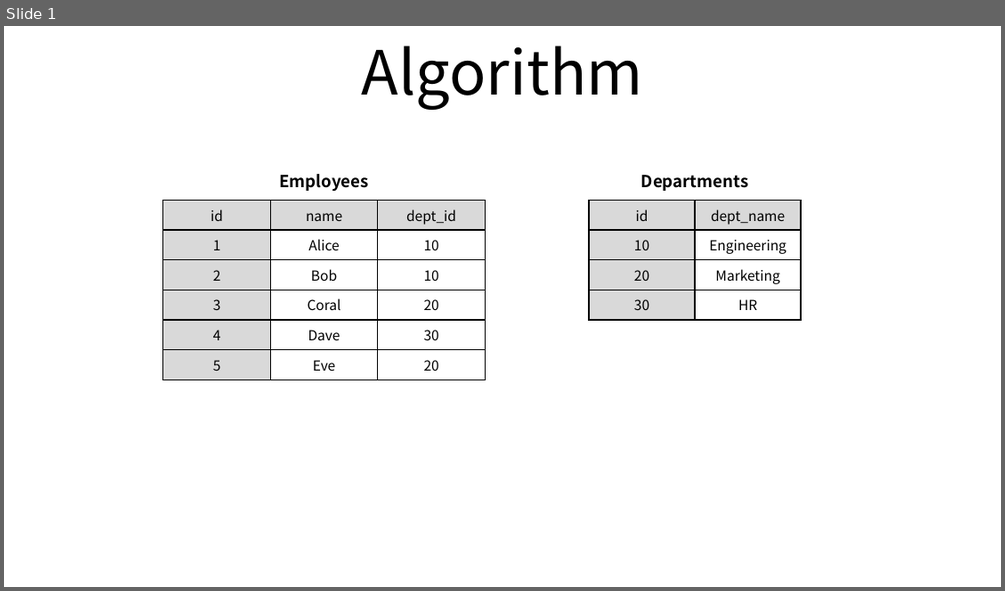
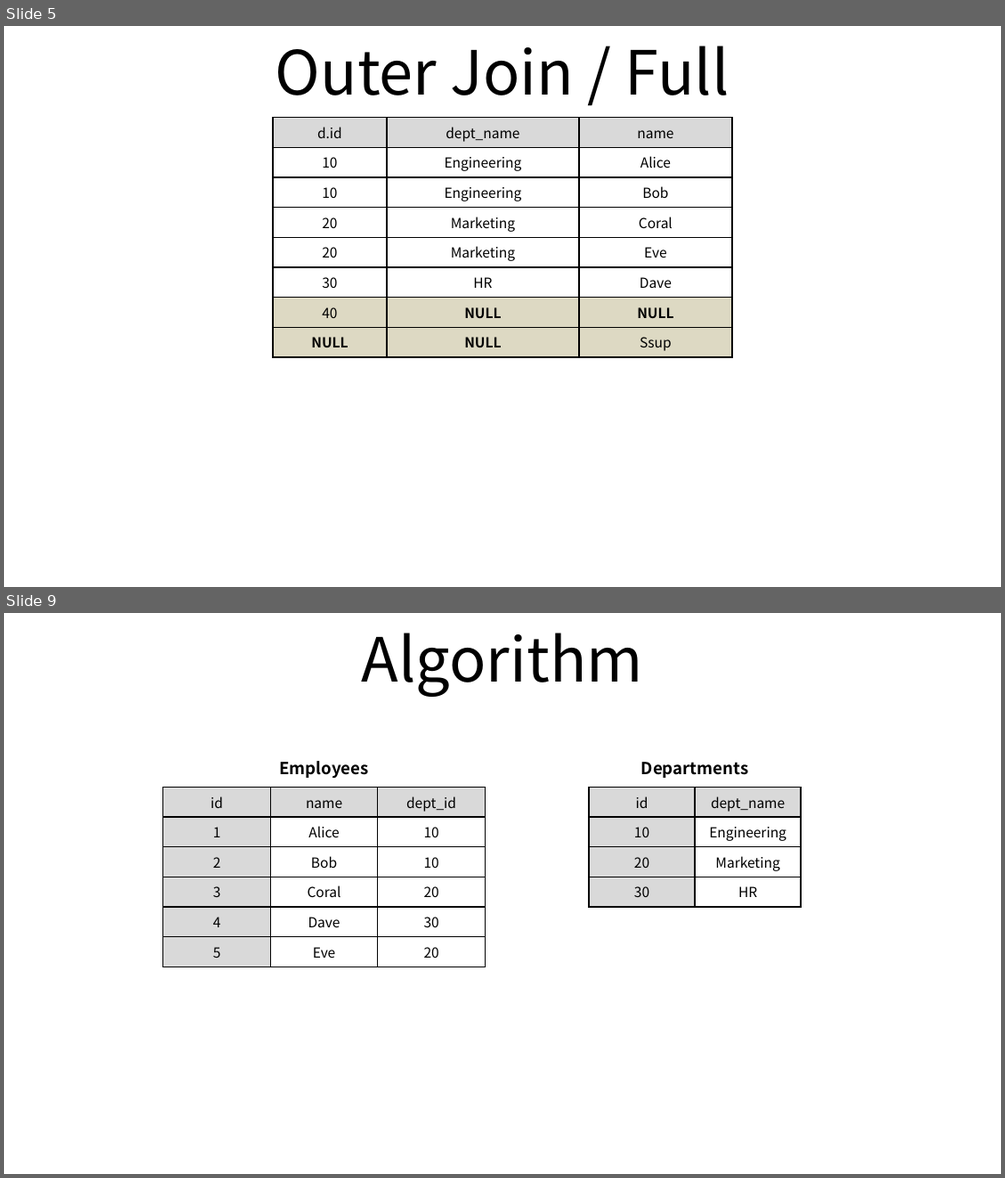
Before and after one commit to ssup2/blog-software, a slide deck: content/docs/theory-analysis/db-join/images/images.pptx. Shown one above the other, each under a label of ours: slide 1 before the commit, slides 5 and 9 after it; the slides between them are not shown. The pictures are 1005x591 and 1005x1178 pixels, drawn with LibreOffice and Linux fonts; fonts in the diff are those of the drawing. Boxes give left, top, right and bottom in pixels: in the first picture for what was removed or moved away, otherwise in the second. Text is boxed around its words. In the diff, an @@ line names an element or a change of style, - is before the commit and + after.

```diff
--- a/content/docs/theory-analysis/db-join/images/images.pptx
+++ b/content/docs/theory-analysis/db-join/images/images.pptx
@@ slide 5 added at box(4, 26, 1001, 587), background #FFFFFF @@
@@ title added at box(275, 46, 729, 95), 44 pt, text #000000 @@
+Outer Join / Full
@@ table added at box(273, 118, 733, 354), 8 rows, 3 columns @@
+d.id | dept_name | name
+10 | Engineering | Alice
+10 | Engineering | Bob
+20 | Marketing | Coral
+20 | Marketing | Eve
+30 | HR | Dave
+40 | NULL | NULL
+NULL | NULL | Ssup
@@ what was slide 1 is now slide 9 @@
```
Also in this commit, not shown: 6 other slides added, 8 other files.
